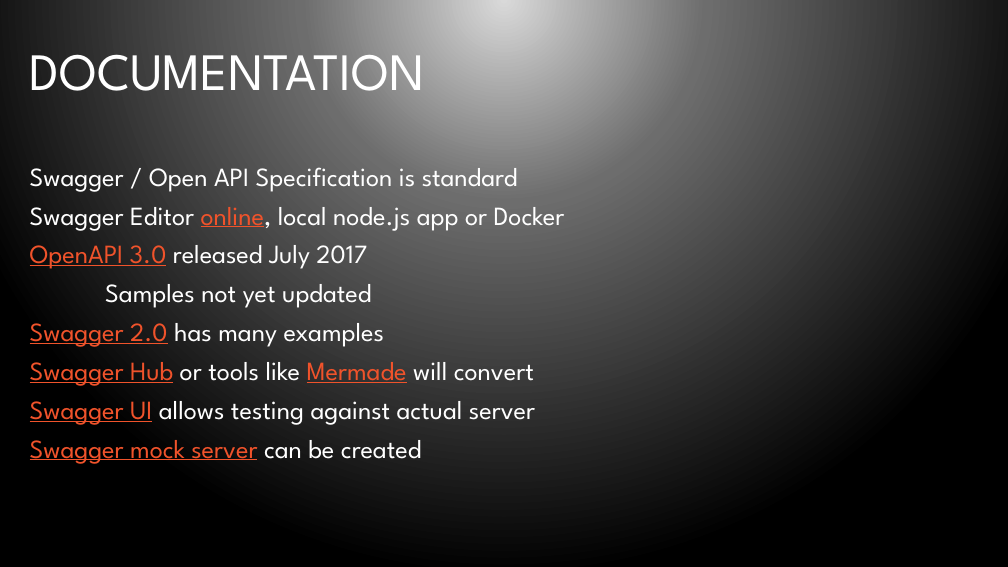
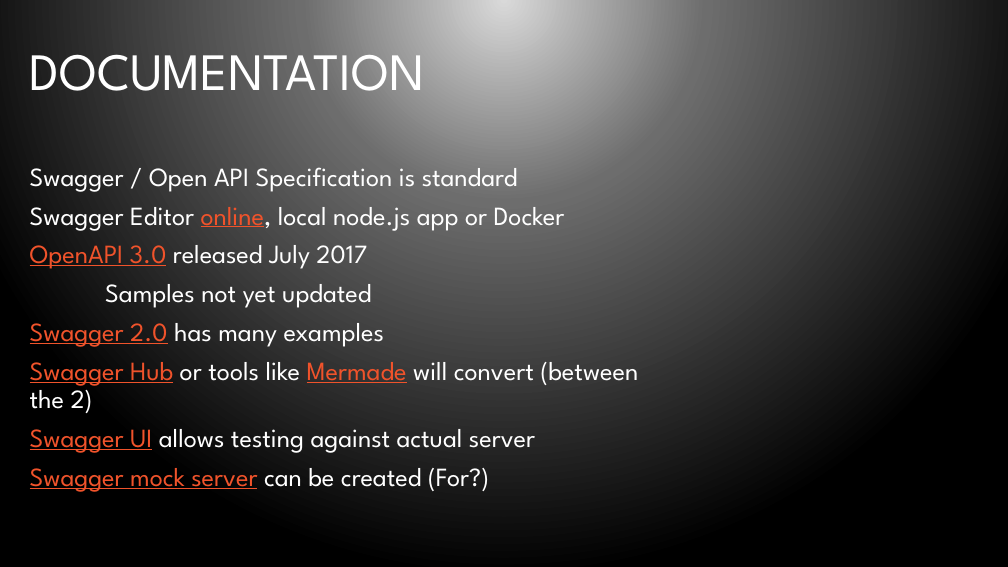
Before and after one commit to bleedingcode/domino-js-masterclass, a slide deck: slide 15 of presentation/8598 Domino and JS.pptx. Drawn at 1008x567 pixels with LibreOffice and Linux fonts; fonts in the diff are those of the drawing; background and template pictures are left out. Boxes give left, top, right and bottom in pixels: in the first picture for what was removed or moved away, otherwise in the second. Text is boxed around its words. In the diff, an @@ line names an element or a change of style, - is before the commit and + after.

```diff
--- a/presentation/8598 Domino and JS.pptx
+++ b/presentation/8598 Domino and JS.pptx
@@ text at <box>30,362,638,413</box>: text changed @@
-Swagger Hub or tools like Mermade will convert
+Swagger Hub or tools like Mermade will convert (between the 2)
@@ text at <box>30,468,489,492</box>: text changed; text colour #F0532B to #FFFFFF @@
-Swagger mock server can be created
+Swagger mock server can be created (For?)
```
Also in this commit, not shown: 13 other slides changed, 1 slide added.
